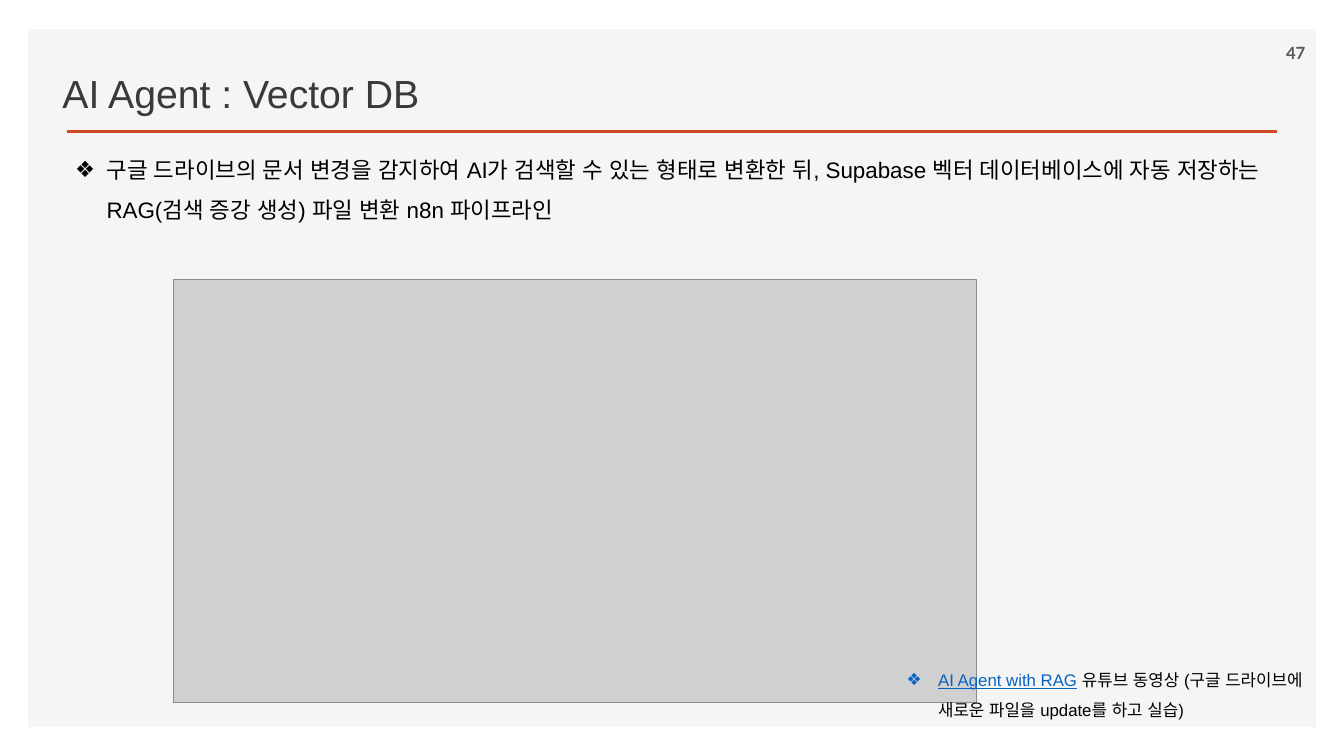
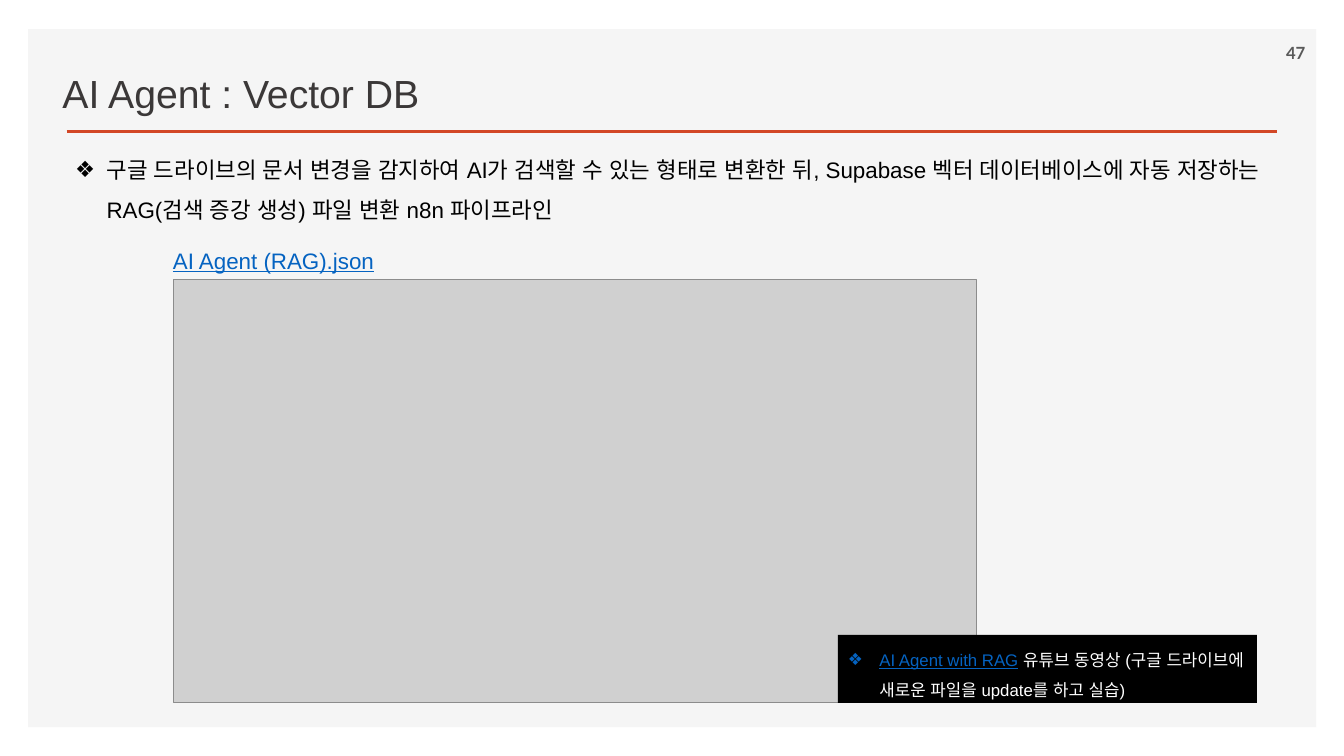
Before and after one commit to ancestor9/2026_Fall_AI-Workflow, a slide deck: slide 47 of PPTs/04_AI Workflow_n8n.pptx. Drawn at 1344x756 pixels with LibreOffice and Linux fonts; fonts in the diff are those of the drawing; grey boxes stand for pictures; background and template pictures are left out. Boxes give left, top, right and bottom in pixels: in the first picture for what was removed or moved away, otherwise in the second. Text is boxed around its words. In the diff, an @@ line names an element or a change of style, - is before the commit and + after.

```diff
--- a/PPTs/04_AI Workflow_n8n.pptx
+++ b/PPTs/04_AI Workflow_n8n.pptx
@@ text added at bbox=[173, 252, 374, 274], 16 pt, text #0563C1, underline @@
+AI Agent (RAG).json
@@ rectangle "AI Agent with RAG 유튜브 ...": place and size @@
-rectangle "AI Agent with RAG 유튜브 ..." at bbox=[938, 672, 1302, 720]
+rectangle "AI Agent with RAG 유튜브 ..." at bbox=[838, 635, 1257, 704]
@@ rectangle "AI Agent with RAG 유튜브 ..." at bbox=[838, 635, 1257, 704]: text colour #000000 to #FFFFFF in "유튜브 동영상 (구글 드라이브에 새로운 파일을 update를 ..."; fill none to #000000 @@
```
Also in this commit, not shown: 29 other slides changed, 12 slides added, 2 slides removed.
